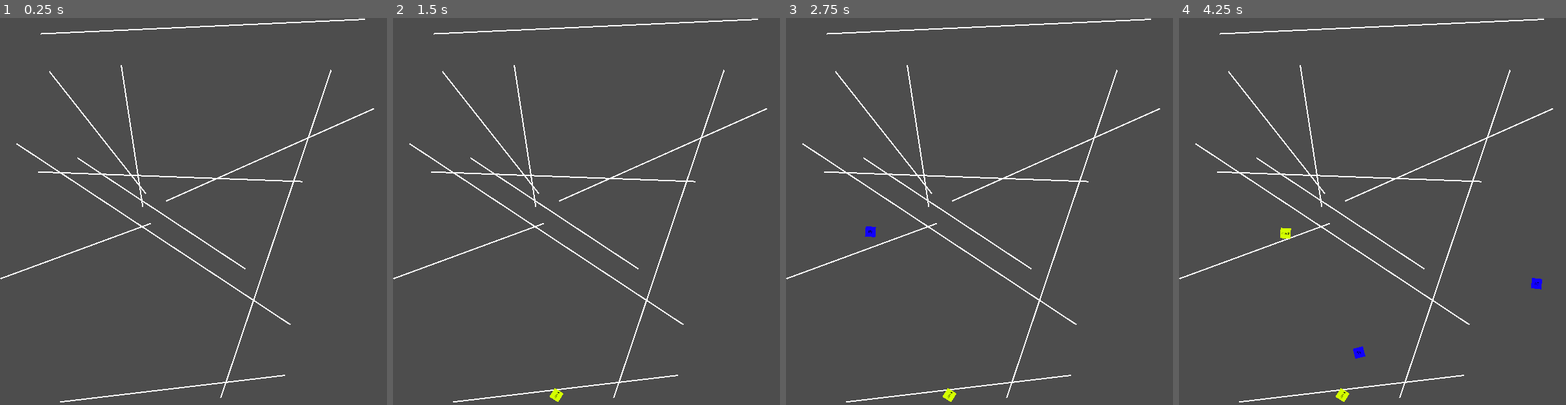
Above: before the commit, frames 1-4 (left to right).
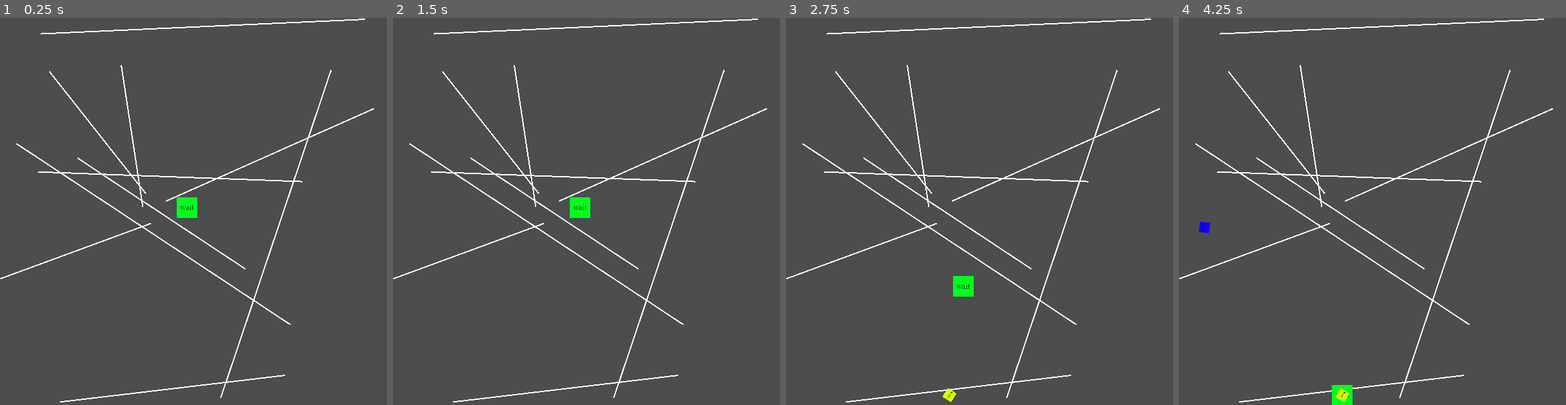
Above: after the commit, the same moments.

Repository: dirtOval/string-theory-mehu15
Game: Godot game, scene res://main.tscn
Two runs of this game, one before a commit and one after it. Both use one fixed random seed, a clock stepped at 60 frames per second and the inputs below.
Inputs:
- Up to frame 1 (0.25 s): no input
- Up to frame 2 (1.5 s): tap Enter at 0.5 s
- Up to frame 3 (2.75 s): no input
- Up to frame 4 (4.25 s): no input

The runs differ from the first frame. In frame 1, 0.3% of the frame differs, in the area x 45-51%, y 46-52%; in frame 2, 0.4%; in frame 3, 0.4%; in frame 4, 0.5%, in the area x 5-94%, y 52-100%.

Commit message:
spider now moves towards food. yay

Diff:
--- a/main.tscn
+++ b/main.tscn
@@ -1,7 +1,8 @@
-[gd_scene load_steps=4 format=3 uid="uid://cx2nxtcrodub4"]
+[gd_scene load_steps=5 format=3 uid="uid://cx2nxtcrodub4"]
 
 [ext_resource type="Script" uid="uid://h1ar55xsdmwn" path="res://main.gd" id="1_0xm2m"]
 [ext_resource type="PackedScene" uid="uid://de0renl7wmjg4" path="res://web.tscn" id="1_ig7tw"]
+[ext_resource type="PackedScene" uid="uid://dx4pwjmvovlrg" path="res://spider.tscn" id="3_h2yge"]
 
 [sub_resource type="Curve2D" id="Curve2D_ig7tw"]
 _data = {
@@ -21,5 +22,9 @@
 [node name="FlySpawnLocation" type="PathFollow2D" parent="FlyPath"]
 
 [node name="FlySpawnTimer" type="Timer" parent="."]
+wait_time = 2.0
+
+[node name="Spider" parent="." instance=ExtResource("3_h2yge")]
+position = Vector2(290, 294)
 
 [connection signal="timeout" from="FlySpawnTimer" to="." method="_on_fly_spawn_timer_timeout"]
--- /dev/null
+++ b/spider.gd
@@ -0,0 +1,35 @@
+extends Area2D
+var spider_state: String
+var spider_target: Node2D
+@export var spider_speed: int
+# Called when the node enters the scene tree for the first time.
+func _ready() -> void:
+	spider_state = 'wait'
+
+
+# Called every frame. 'delta' is the elapsed time since the previous frame.
+func _process(delta: float) -> void:
+	if spider_state == 'wait':
+		wait_for_flies()
+	elif spider_state == 'select':
+		spider_target = find_closest_food()
+		spider_state = 'eating'
+	elif spider_state == 'eating':
+		go_to_food(delta)
+
+func wait_for_flies() -> void:
+	if get_tree().get_nodes_in_group("caught_flies").size() > 0:
+		spider_state = 'select'
+
+func find_closest_food() -> Node2D:
+	var closest: Node2D = null
+	var closest_distance: float = INF
+	for fly in get_tree().get_nodes_in_group('caught_flies'):
+		var distance = global_position.distance_squared_to(fly.global_position)
+		if distance < closest_distance:
+			closest = fly
+			closest_distance = distance
+	return closest
+
+func go_to_food(delta: float) -> void:
+	global_position = global_position.move_toward(spider_target.global_position, delta * spider_speed)
--- a/spider.tscn
+++ b/spider.tscn
@@ -1,5 +1,6 @@
-[gd_scene load_steps=7 format=3 uid="uid://dx4pwjmvovlrg"]
+[gd_scene load_steps=8 format=3 uid="uid://dx4pwjmvovlrg"]
 
+[ext_resource type="Script" uid="uid://b7v2nw5g2cdn1" path="res://spider.gd" id="1_binfs"]
 [ext_resource type="Texture2D" uid="uid://baejj18rbivnx" path="res://art/temp-dead.png" id="1_vivtl"]
 [ext_resource type="Texture2D" uid="uid://f1hbw2h10sti" path="res://art/temp-eat.png" id="2_binfs"]
 [ext_resource type="Texture2D" uid="uid://drkircb7c4x23" path="res://art/temp-wait.png" id="3_2wdmt"]
@@ -44,6 +45,10 @@
 size = Vector2(64, 64)
 
 [node name="Spider" type="Area2D"]
+scale = Vector2(0.5, 0.5)
+collision_mask = 2
+script = ExtResource("1_binfs")
+spider_speed = 200
 metadata/_edit_group_ = true
 
 [node name="AnimatedSprite2D" type="AnimatedSprite2D" parent="."]
--- a/web_strand.gd
+++ b/web_strand.gd
@@ -18,3 +18,5 @@
 func _on_body_entered(body: Node2D) -> void:
 	body.get_node("AnimatedSprite2D").animation = 'stuck'
 	body.linear_velocity = Vector2(0, 0)
+	body.add_to_group('caught_flies')
+	#print(get_tree().get_nodes_in_group("caught_flies"))
Not shown, added: spider.gd.uid
